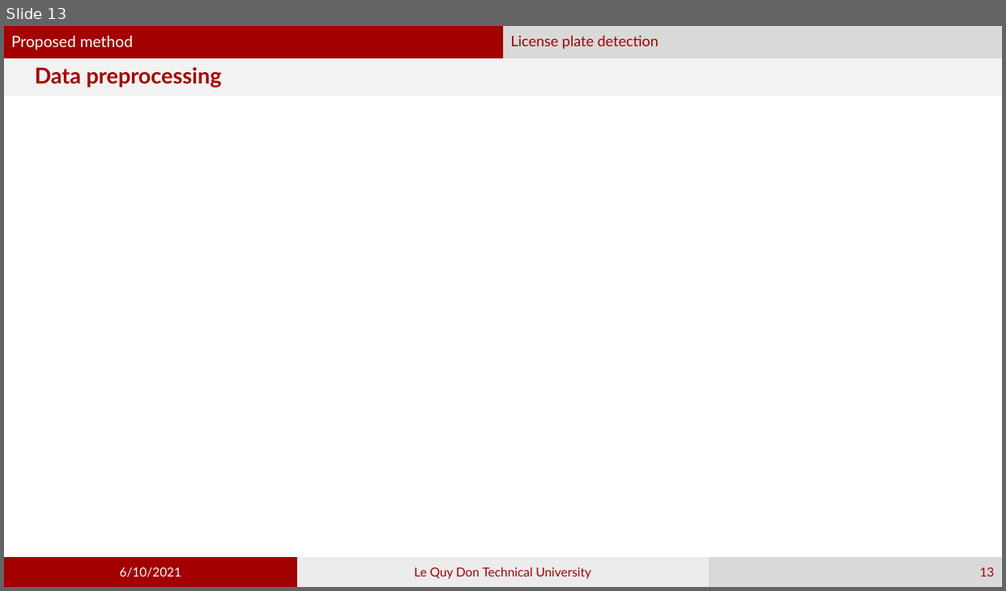
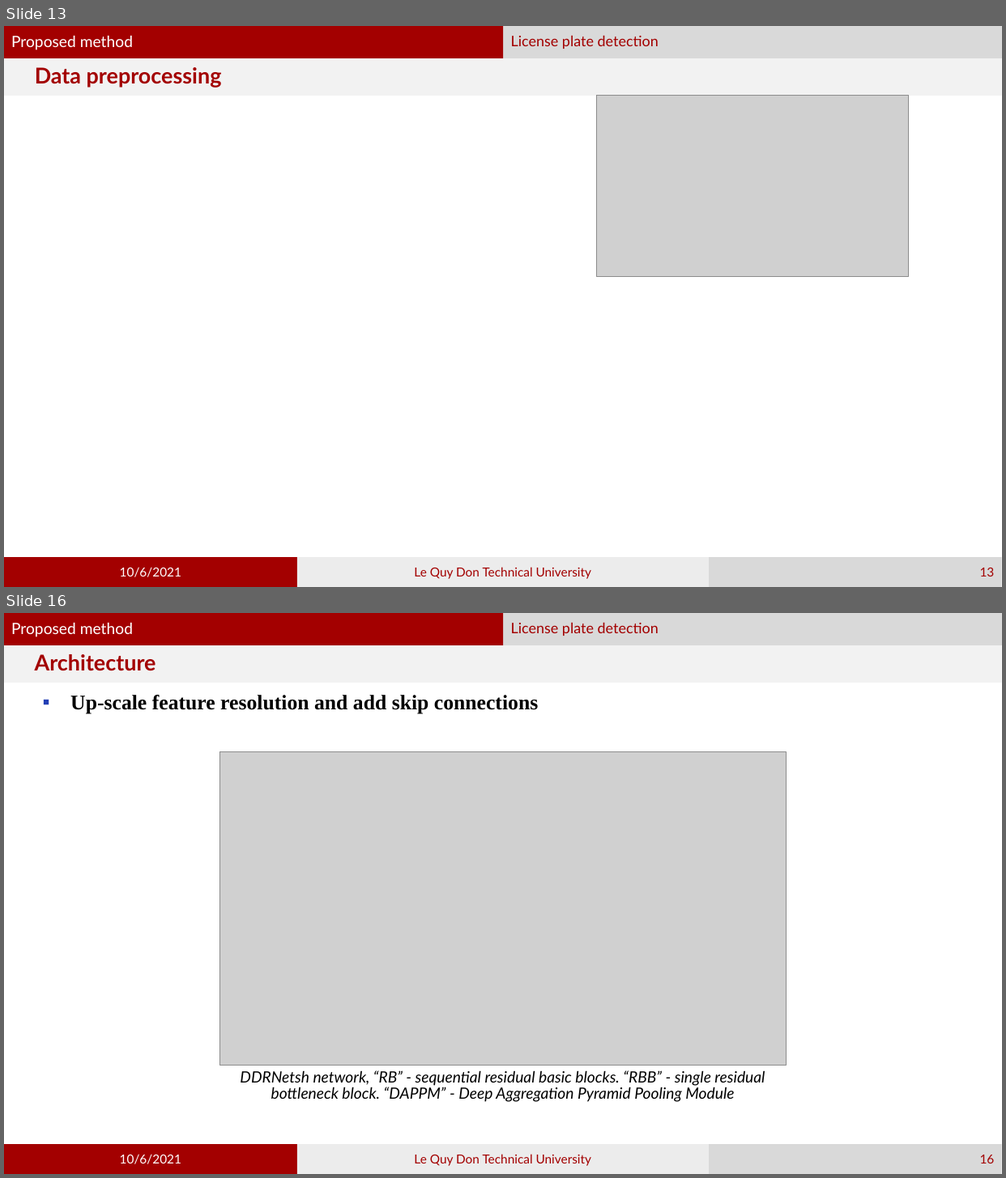
Before and after one commit to phamvandan/graduated-thesis-2021, a slide deck: my_template.pptx. Shown one above the other, each under a label of ours: slide 13 before the commit, slides 13 and 16 after it; the slides between them are not shown. The pictures are 1006x591 and 1006x1178 pixels, drawn with LibreOffice and Linux fonts; fonts in the diff are those of the drawing; grey boxes stand for pictures. Boxes give left, top, right and bottom in pixels: in the first picture for what was removed or moved away, otherwise in the second. Text is boxed around its words. In the diff, an @@ line names an element or a change of style, - is before the commit and + after.

```diff
--- a/my_template.pptx
+++ b/my_template.pptx
@@ slide 16 added at box(4, 613, 1002, 1174), background #FFFFFF; not listed: 2 template elements that a slide beside it also shows @@
@@ text added at box(4, 613, 503, 645), fill #A30000, 15 pt, text #FFFFFF @@
+Proposed method
@@ text added at box(503, 613, 1002, 645), fill #D9D9D9, 14 pt, text #A30000 @@
+License plate detection
@@ title added at box(4, 645, 1002, 683), fill #F2F2F2, 21 pt, text #A30000, bold @@
+Architecture
@@ text added at box(70, 695, 538, 714), 20 pt, text #000000, bold @@
+▪ Up-scale feature resolution and add skip connections
@@ picture added at box(219, 752, 786, 1065) @@
@@ text added at box(240, 1071, 765, 1102), 15 pt, text #000000, italic @@
+DDRNetsh network, “RB” - sequential residual basic blocks. “RBB” - single residual bottleneck block. “DAPPM” - Deep Aggregation Pyramid Pooling Module
@@ rectangle added at box(4, 1144, 297, 1174), fill #A30000, 12 pt, text #FFFFFF @@
+10/6/2021
@@ rectangle added at box(297, 1144, 710, 1174), fill #ECECEC, 12 pt, text #A30000 @@
+Le Quy Don Technical University
@@ page number added at box(710, 1144, 1002, 1174), fill #D9D9D9, 12 pt, text #A30000 @@
+16
@@ slide 13 changed as well @@
@@ picture added at box(597, 96, 909, 277) @@
@@ text in rectangle at box(120, 567, 181, 578): text changed @@
-6/10/2021
+10/6/2021
```
Also in this commit, not shown: 12 other slides changed, 4 other slides added.
